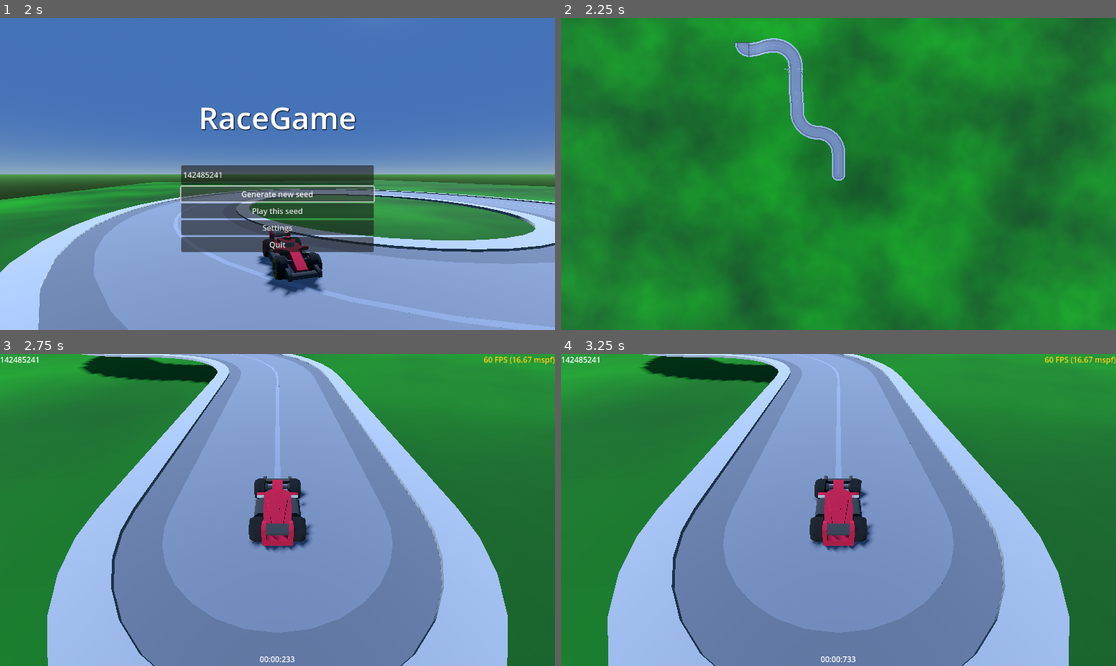
Above: before the commit, frames 1-4 (two rows, left to right).
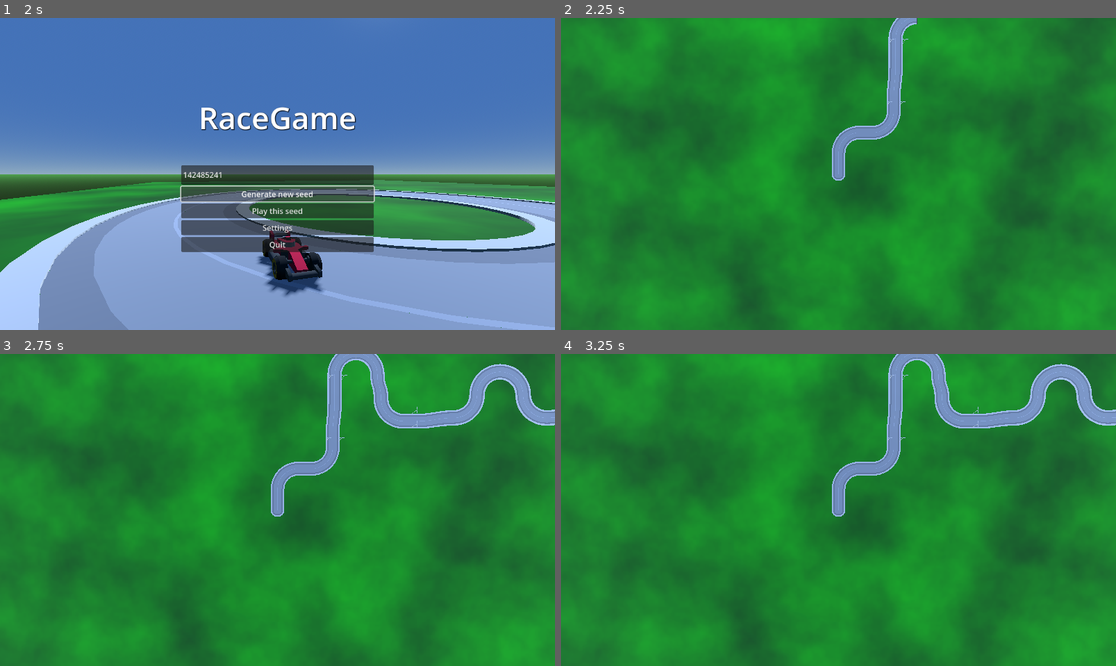
Above: after the commit, the same moments.

Repository: TheWathis/Godot_RaceGame
Game: Godot game, scene res://home.tscn
The game is run twice, just before and just after one commit, with the same random seed, the same clock (stepped at 60 frames per second) and the same inputs. Sound files missing from this copy of the repository are replaced by a short silence.
Inputs:
- Up to frame 1 (2 s): click "Generate new seed" at 0.5 s; click "Generate new seed" at 1.25 s
- Up to frame 2 (2.25 s): click "Play this seed" at 2 s
- Up to frame 3 (2.75 s): no input
- Up to frame 4 (3.25 s): tap Enter (ui_accept) at 2.75, 3.02 s; hold D (turn_right) from 2.78 s (still down)

Frame 1 is identical in both runs. In frame 2, 2.7% of the frame differs, in the area x 31-65%, y 0-44%; in frame 3, 69%; in frame 4, 69%, in the area x 0-100%, y 0-100%.

Commit message:
regulate checkpoint spawn ; fix bug where road is generated below level 0

Diff:
--- a/main_race.tscn
+++ b/main_race.tscn
@@ -9,7 +9,6 @@
 [ext_resource type="PackedScene" uid="uid://bmrqu815ytcot" path="res://scenes/blocs/road_curve_left/road_curve_left.tscn" id="5_tjb4q"]
 [ext_resource type="PackedScene" uid="uid://8nw746thkdiv" path="res://scenes/blocs/road/road.tscn" id="6_heqav"]
 [ext_resource type="PackedScene" uid="uid://8twq3xx71nt6" path="res://scenes/environment/world_environment.tscn" id="7_urhx6"]
-[ext_resource type="PackedScene" uid="uid://cpd6evghi2ihj" path="res://scenes/blocs/checkpoint/checkpoint.tscn" id="9_pscaq"]
 [ext_resource type="AudioStream" uid="uid://cyt7cb7spkct6" path="res://assets/musics/Chiptune Action Cool main.wav" id="11_061fw"]
 [ext_resource type="AudioStream" uid="uid://bpgipwl27358s" path="res://assets/musics/Chiptune Action Fun main.wav" id="12_i4y6x"]
 [ext_resource type="AudioStream" uid="uid://c8uy7v61nyolc" path="res://assets/musics/Chiptune Chilled Fun main.wav" id="13_ofifw"]
@@ -17,6 +16,9 @@
 
 [sub_resource type="GDScript" id="GDScript_1twkq"]
 script/source = "extends Node3D
+
+
+var checkpoints: Array[Checkpoint] = []
 
 
 func _ready() -> void:
@@ -74,7 +76,7 @@
 
 [node name="Node3D" type="Node3D" parent="."]
 script = ExtResource("1_f41a7")
-roads = Array[PackedScene]([ExtResource("6_heqav"), ExtResource("3_2374i"), ExtResource("4_o1ieh"), ExtResource("5_tjb4q"), ExtResource("5_o7wrp"), ExtResource("4_iv0n1"), ExtResource("3_vc8va"), ExtResource("9_pscaq")])
+roads = Array[PackedScene]([ExtResource("6_heqav"), ExtResource("3_2374i"), ExtResource("4_o1ieh"), ExtResource("5_tjb4q"), ExtResource("5_o7wrp"), ExtResource("4_iv0n1"), ExtResource("3_vc8va")])
 road_length = 50
 
 [node name="WorldEnvironment" parent="." instance=ExtResource("7_urhx6")]
--- a/road_generator.gd
+++ b/road_generator.gd
@@ -12,9 +12,12 @@
 
 # var rng: RandomNumberGenerator = RandomNumberGenerator.new()
 
+# Current road length, used to not generate roads too long
 var _current_road_length: int = 0
 # Current road height, used to not generate roads below the ground
 var _current_road_height: int = 0
+# Road length without checkpoint, used to not generate too many roads without checkpoint
+var _road_length_without_checkpoint: int = 0
 
 func _generate(_value: bool = true) -> void:
   _clear()
@@ -33,24 +36,31 @@
   var possible_blocs: Array[PackedScene] = roads.duplicate()
   while empty_connectors.size() != 0 and possible_blocs.size() != 0:
     var connector = empty_connectors[0]
+    # Should we add a checkpoint? (100% after 15 roads)
+    var checkpoint_probability: float = _road_length_without_checkpoint / 15.0
+    if Random.rng.randf_range(0.0, 1.0) < checkpoint_probability:
+      # Remove the current connector
+      empty_connectors.erase(connector)
+      connector = _add_checkpoint(connector)
+      # Add the connector, which can be the checkpoint or the same as before
+      empty_connectors.append(connector)
+
     await get_tree().create_timer(0.005).timeout
+
     # Add a road
     var road: PackedScene = possible_blocs[Random.rng.randi_range(0, possible_blocs.size() - 1)]
-    # var road: PackedScene = possible_blocs[rng.randi_range(0, possible_blocs.size() - 1)]
     var road_instance: Bloc = road.instantiate()
 
-    if _current_road_height + road_instance.height_delta >= 0:
-      _current_road_height += road_instance.height_delta
-      # print("Road height ok (" + str(_current_road_height) + ") with " + str(road_instance))
-    else:
-      # print("Road too low with " + str(road_instance))
+    if _current_road_height + road_instance.height_delta < 0:
       possible_blocs.erase(road)
       continue
 
     add_child(road_instance)
 
     if road_instance.connect_to(connector):
+      _current_road_height += road_instance.height_delta
       _current_road_length += 1
+      _road_length_without_checkpoint += 1
       possible_blocs = roads.duplicate()
     else:
       # print("Can't connect " + str(road_instance))
@@ -75,10 +85,22 @@
     await get_tree().create_timer(0.005).timeout
 
   # print("Roads generated")
-  # print("Road length: " + str(_current_road_length))
-  # print("Road height: " + str(_current_road_height))
   %SpectatorCamera.current = false
   start_bloc.place_player()
+
+
+func _add_checkpoint(connector: Connector) -> Connector:
+  var checkpoint_instance: Bloc = checkpoint.instantiate()
+  add_child(checkpoint_instance)
+  if checkpoint_instance.connect_to(connector):
+    _road_length_without_checkpoint = 0
+    get_parent().checkpoints.append(checkpoint_instance)
+    return checkpoint_instance.get_empty_connectors()[0]
+  else:
+    # print("Can't connect " + str(checkpoint_instance))
+    _road_length_without_checkpoint += 1
+    checkpoint_instance.queue_free()
+    return connector
 
 
 func _clear(_value: bool = true) -> void:
Not shown: 1 places in main_race.tscn that only renumber resources
